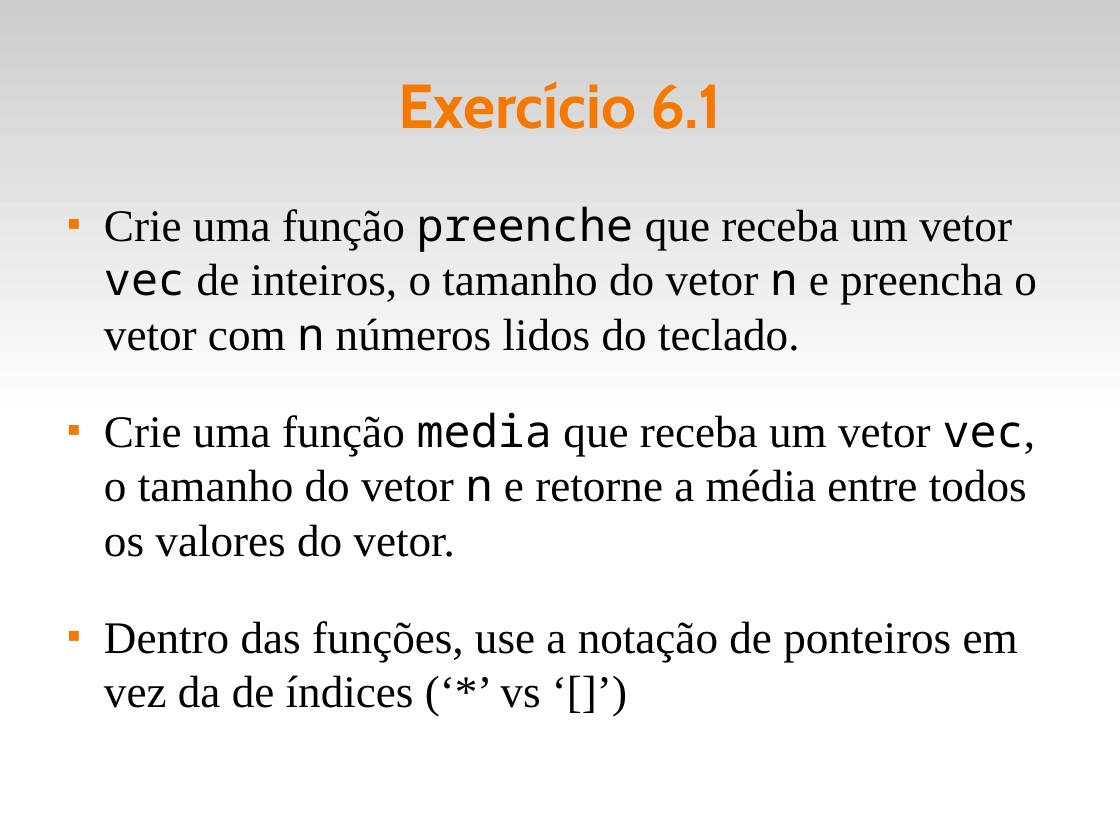
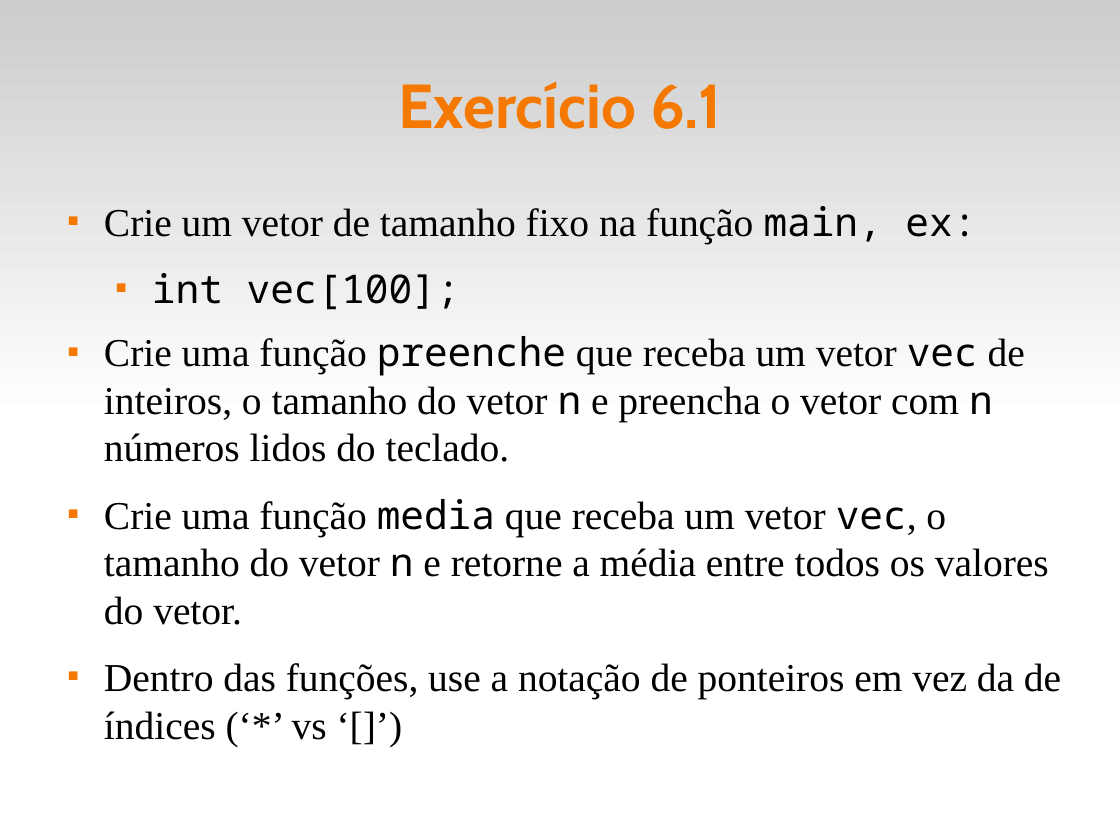
Before and after one commit to fsantanna-uerj/LP1, a slide deck: slide 4 of Slides/lp1-06-vetores.odp. Drawn at 1120x840 pixels with LibreOffice and Linux fonts; fonts in the diff are those of the drawing. Boxes give left, top, right and bottom in pixels: in the first picture for what was removed or moved away, otherwise in the second. Text is boxed around its words. In the diff, an @@ line names an element or a change of style, - is before the commit and + after.

```diff
--- a/Slides/lp1-06-vetores.odp
+++ b/Slides/lp1-06-vetores.odp
@@ text at (104,206,976,310): paragraphs added @@
+■ Crie um vetor de tamanho fixo na função main, ex:
+  ■ int vec[100];
@@ text at (104,336,1061,740): size 32 to 28 pt in "Crie uma função preenche que receba um ...", "Crie uma função media que receba um ...", "Dentro das funções, use a notação de ..." @@
```
Also in this commit, not shown: 6 other files.
